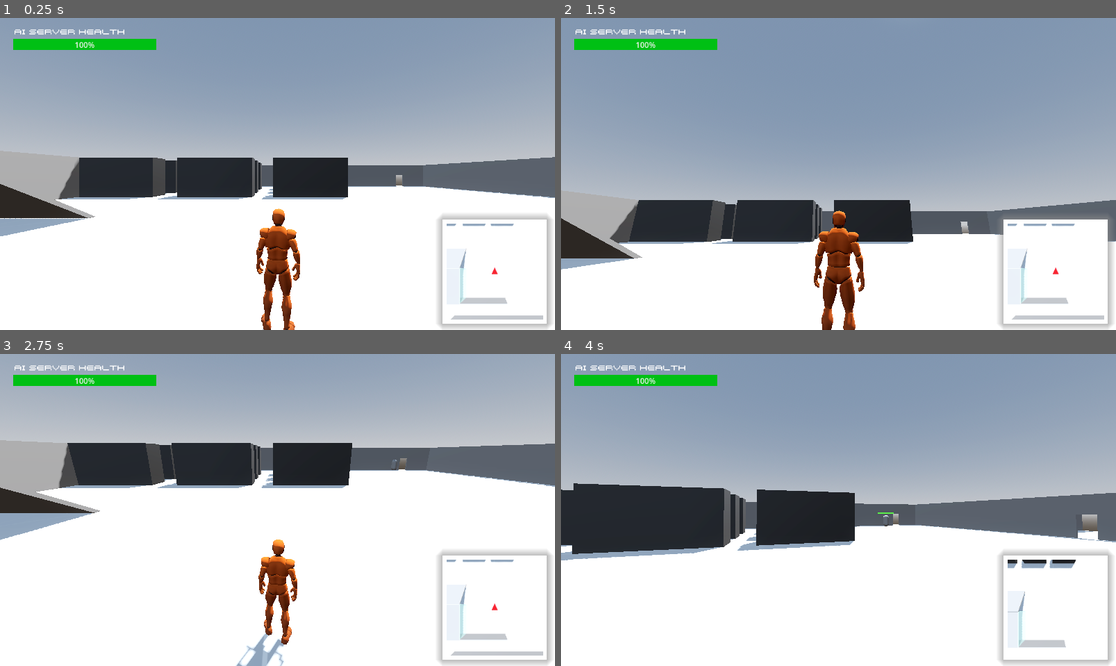
Above: before the commit, frames 1-4 (two rows, left to right).
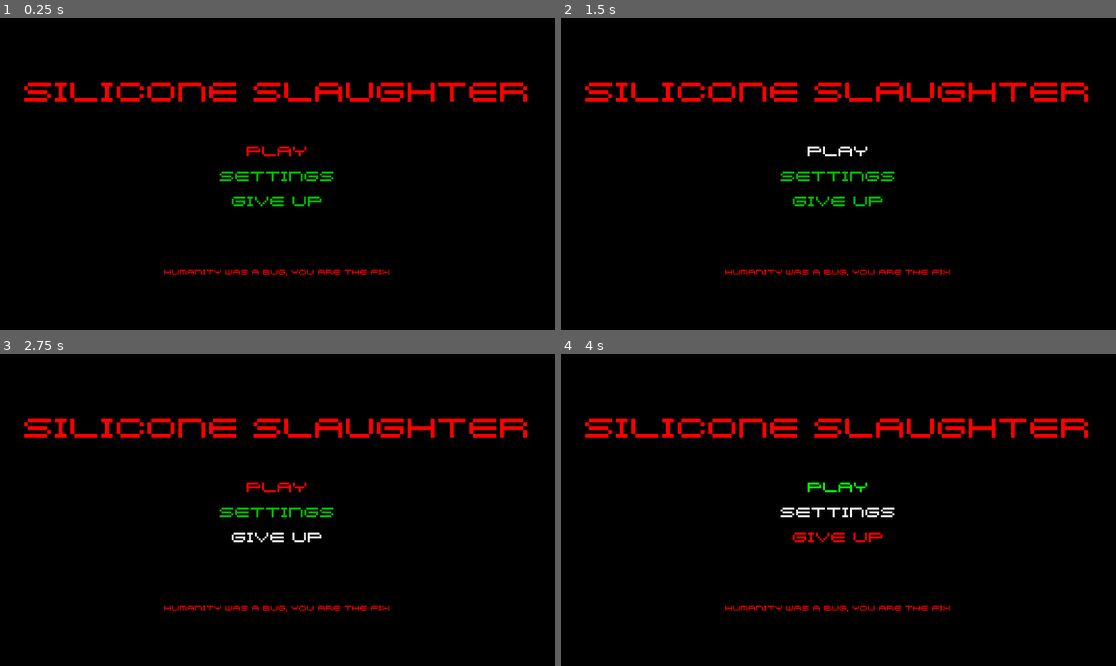
Above: after the commit, the same moments.

Repository: lvl5BeanWizard/invincible-game-jam
Game: Godot game, scene res://Scenes/MainMenu.tscn
Two runs of this game, one before a commit and one after it. Both use one fixed random seed, a clock stepped at 60 frames per second and the inputs below. Before the commit the project starts from res://Scenes/test_level.tscn.
Inputs (mouse positions are in pixels of both pictures, inside the frame that each line leads up to):
- Up to frame 1 (0.25 s): no input
- Up to frame 2 (1.5 s): click (838, 149) at 0.5 s, where only the run after the commit has a clickable "Play"; click (838, 149) at 1.25 s, where only the run after the commit has a clickable "Play"
- Up to frame 3 (2.75 s): click (277, 534) at 2 s, where only the run after the commit has a clickable "Give Up"
- Up to frame 4 (4 s): click (838, 510) at 2.75 s, where only the run after the commit has a clickable "Settings"; move the mouse to (866, 510) at 3.52 s; hold W (forward) from 3.53 s (still down); hold V (camera_mode_switch) from 3.53 s (still down); click (866, 510) at 3.67 s

The runs differ from the first frame. In frame 1, 100% of the frame differs, in the area x 0-100%, y 0-100%; in frame 2, 100%; in frame 3, 100%; in frame 4, 100%.

Commit message:
Set Main Menu as run screen

Diff:
--- a/project.godot
+++ b/project.godot
@@ -15,7 +15,7 @@
 [application]
 
 config/name="invincible-game-jam"
-run/main_scene="uid://k3qolknt6k72"
+run/main_scene="uid://knc52dt2yfmo"
 config/features=PackedStringArray("4.6", "Forward Plus")
 config/icon="res://icon.svg"
 
